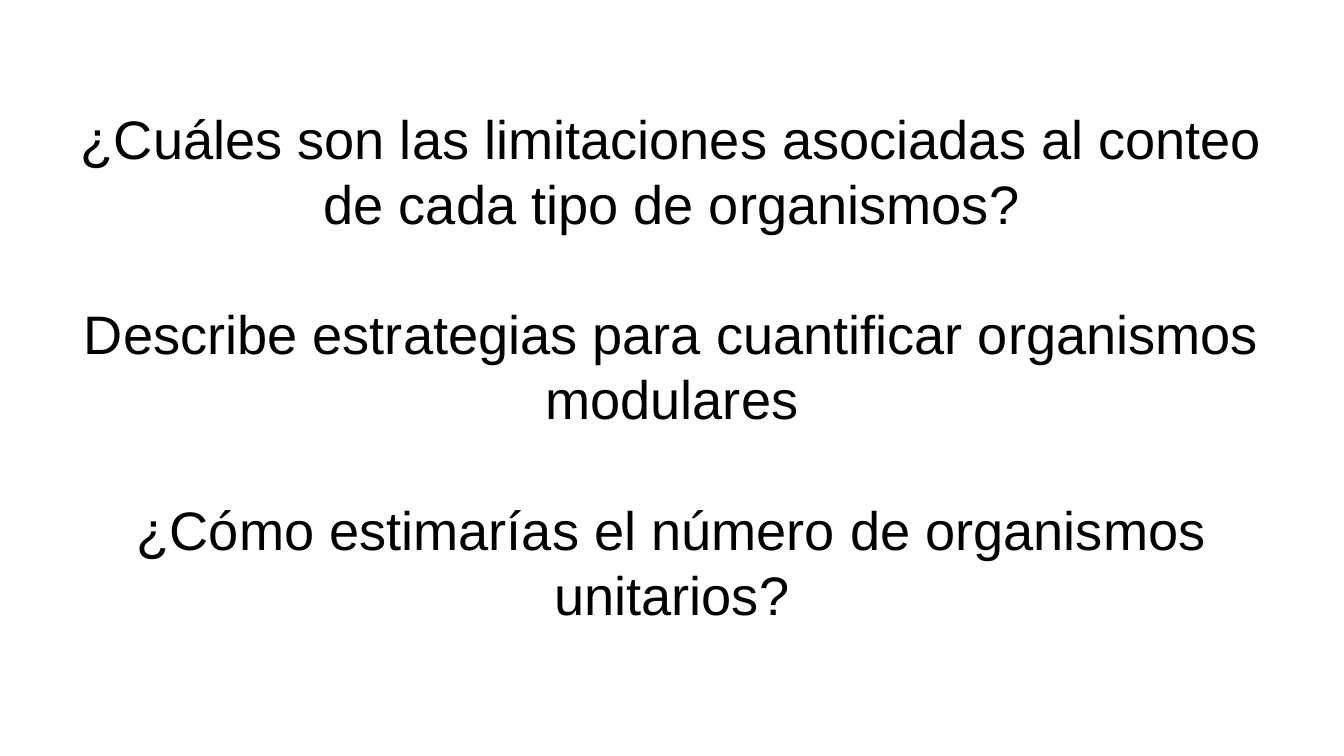
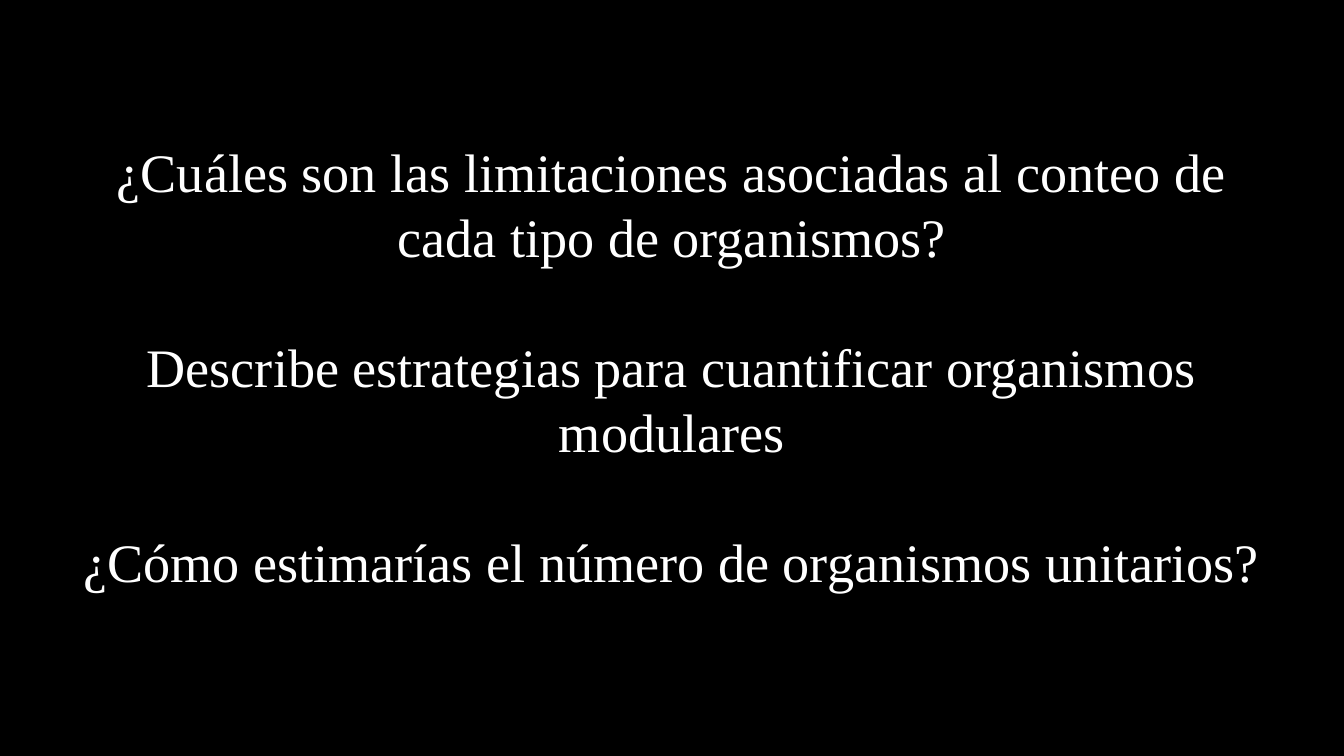
Before and after one commit to gerardommc/Ecologia-poblaciones, a slide deck: slide 13 of Unidad-1/Individuos.odp. Drawn at 1344x756 pixels with LibreOffice and Linux fonts; fonts in the diff are those of the drawing. Boxes give left, top, right and bottom in pixels: in the first picture for what was removed or moved away, otherwise in the second. Text is boxed around its words. In the diff, an @@ line names an element or a change of style, - is before the commit and + after.

```diff
--- a/Unidad-1/Individuos.odp
+++ b/Unidad-1/Individuos.odp
@@ background #FFFFFF to #000000 @@
@@ text "¿Cuáles son las limitaciones asociadas ..." at [83, 154, 1259, 592]: font Arial to Times New Roman, text colour #000000 to #FFFFFF @@
```
Also in this commit, not shown: 12 other slides changed, 2 other files.
